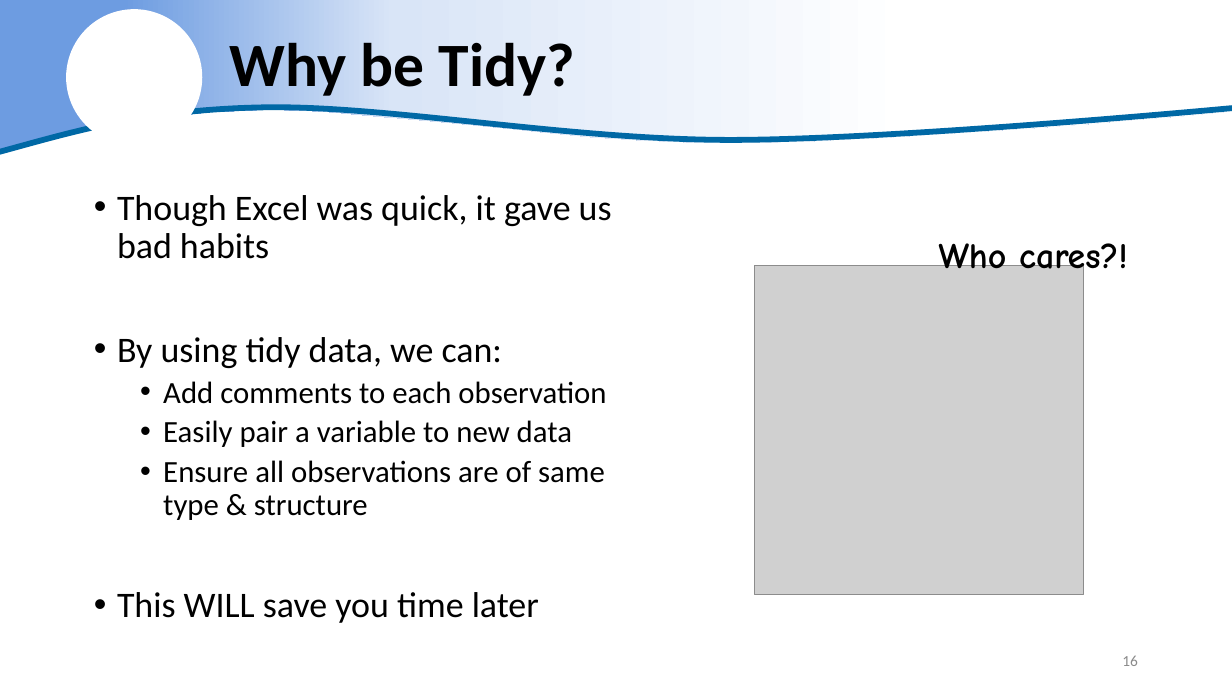
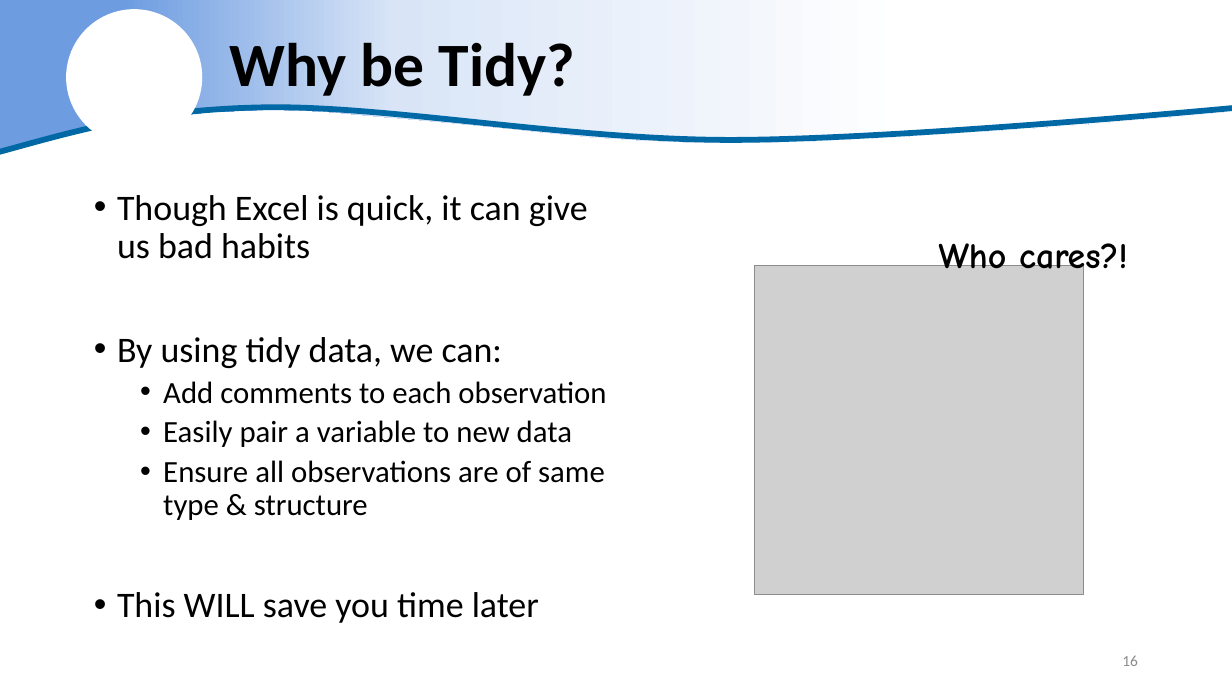
Before and after one commit to justinpriest/ADFG_R_Intro_Workshop, a slide deck: slide 16 of presentations/5 - Reading Real Data.pptx. Drawn at 1232x693 pixels with LibreOffice and Linux fonts; fonts in the diff are those of the drawing; grey boxes stand for pictures; background and template pictures are left out. Boxes give left, top, right and bottom in pixels: in the first picture for what was removed or moved away, otherwise in the second. Text is boxed around its words. In the diff, an @@ line names an element or a change of style, - is before the commit and + after.

```diff
--- a/presentations/5 - Reading Real Data.pptx
+++ b/presentations/5 - Reading Real Data.pptx
@@ text at box(117, 195, 588, 259): text changed @@
-• Though Excel was quick, it gave us bad habits
+• Though Excel is quick, it can give us bad habits
```
Also in this commit, not shown: 2 other slides changed, 1 other file.
